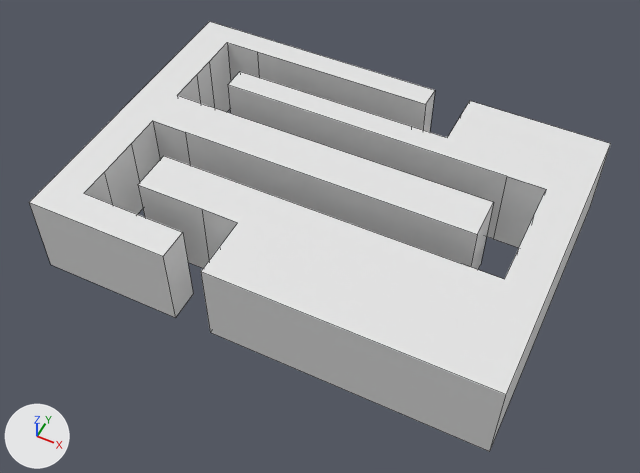
The Blender file follow_The_Path/Models/mdl_MPathLeftEnter_MPathRightExit.blend, before and after one commit.
Before and after are seen from a 50 mm camera at (4.15, -8.6, 9.94) aimed at (0.04, -0.39, -0.33). Every picture has the same lights, and +X, +Y and +Z are marked at lower left. Mesh edges are drawn as thin lines.

Names of what the first picture shows: 'mdl_MPathLeftEnter_MPathRightExit'.
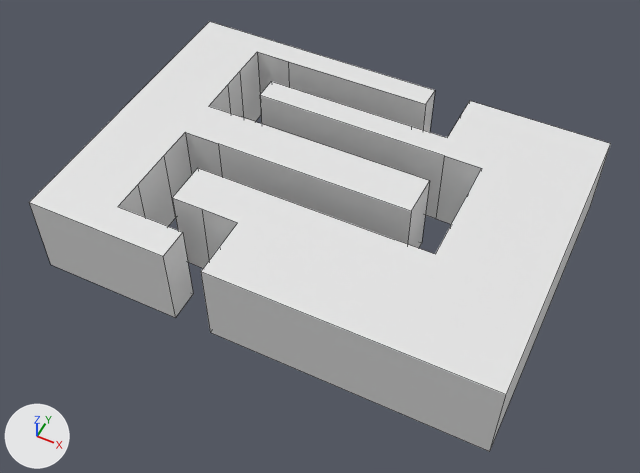
The newer file is also turned or shifted as a whole; pictures and numbers use the older file's frame.

The change, as a list of edits to the scene's bpy script:
```text
Change me_cube_005:
    where me_cube_005.from_pydata(...)  # 80 vertices, 44 faces; spans x -1.01..1.01, y -2.5..2.5, z -0.7..0.7
    used by ob_mdl_mpathleftenter_mpathrightexit; location = (0.0, 0.0, 0.0); scale = (3.58, 1.0, 1.0)
    me_cube_005 part 1: all 16 vertices in x 0.67..0.84, y -0.8..1.1, z -0.7..0.7 are moved by (-0.28, 0.0, 0.0)
    me_cube_005 part 2: all 32 vertices in x -0.84..-0.67, y -2.0..2.1, z -0.7..0.7 are moved by (0.17, 0.0, 0.0)
```

Where the change shows, as pixel boxes (x1, y1, x2, y2) in the pictures (640 x 473 px; the box of a moved part takes in the faces that stretch with it):
part 1 of me_cube_005, moved or reshaped: (80, 39, 550, 282) in both
part 2 of me_cube_005, moved or reshaped: before (84, 43, 426, 268); after (118, 52, 426, 268)
